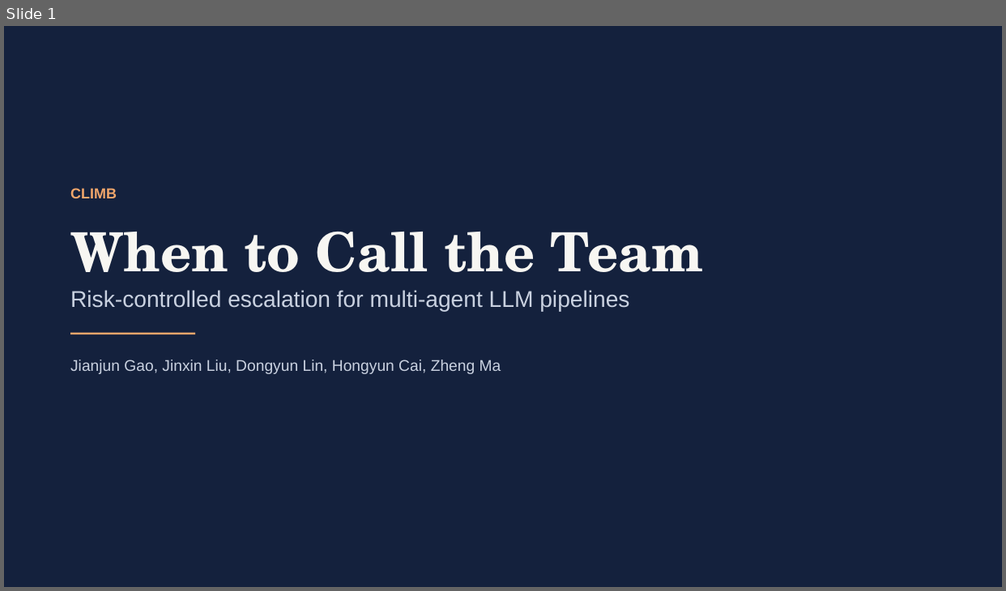
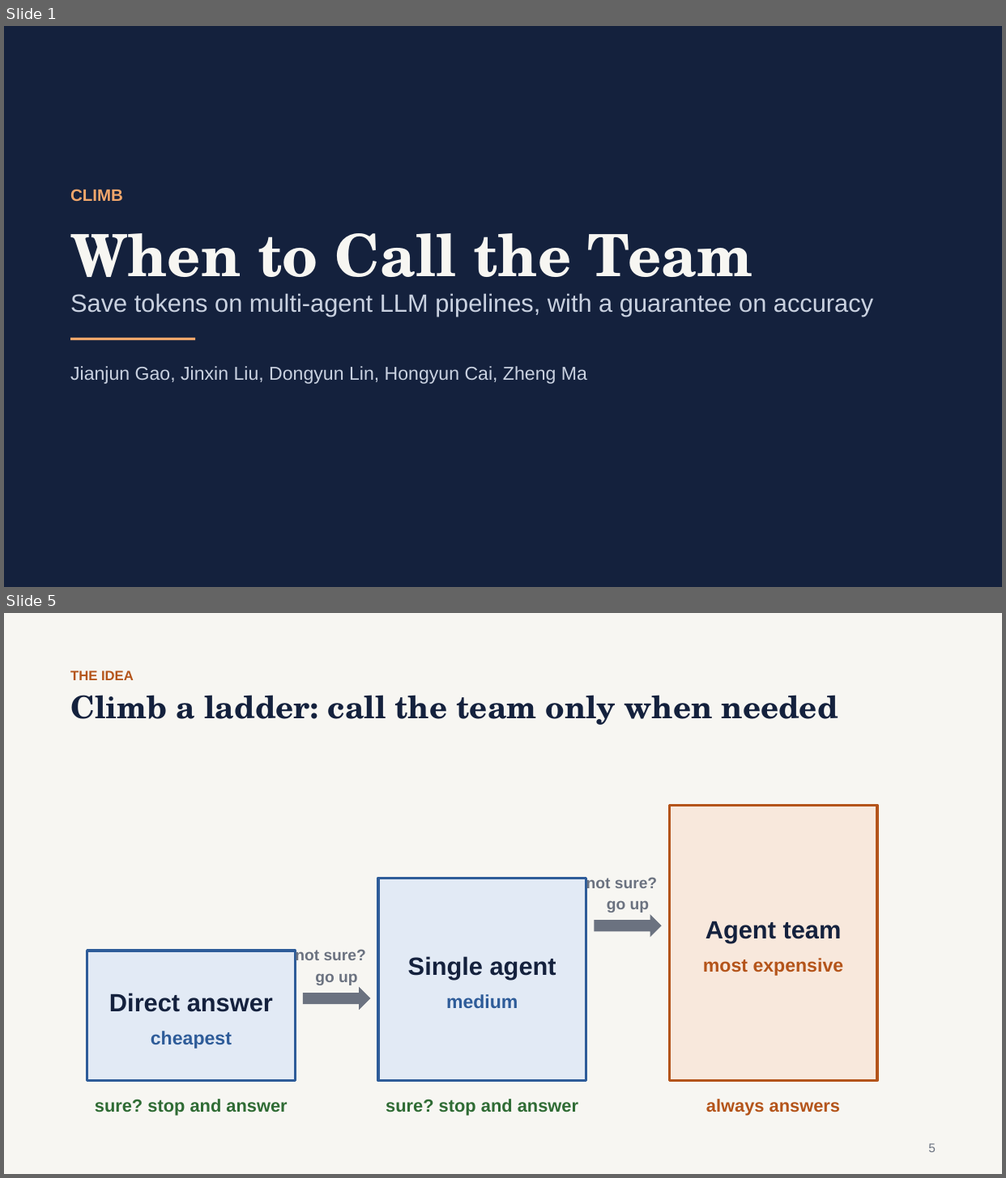
Before and after one commit to gaoj21/tokenbank, a slide deck: slides/CLIMB_talk.pptx. Shown one above the other, each under a label of ours: slide 1 before the commit, slides 1 and 5 after it; the slides between them are not shown. The pictures are 1006x591 and 1006x1178 pixels, drawn with LibreOffice and Linux fonts; fonts in the diff are those of the drawing. Boxes give left, top, right and bottom in pixels: in the first picture for what was removed or moved away, otherwise in the second. Text is boxed around its words. In the diff, an @@ line names an element or a change of style, - is before the commit and + after.

```diff
--- a/slides/CLIMB_talk.pptx
+++ b/slides/CLIMB_talk.pptx
@@ slide 5 added at (x1=4, y1=613, x2=1002, y2=1174), background #F7F6F2 @@
@@ text added at (x1=70, y1=671, x2=134, y2=680), 13 pt, text #B4541A, bold @@
+THE IDEA
@@ text added at (x1=70, y1=695, x2=838, y2=725), 30 pt, text #14213D, bold @@
+Climb a ladder: call the team only when needed
@@ rectangle added at (x1=670, y1=806, x2=878, y2=1081), fill #F8E8DC, outline #B4541A 2.5 pt, 18 pt, text #B4541A, bold @@
+Agent team
+most expensive
@@ rectangle added at (x1=378, y1=878, x2=586, y2=1081), fill #E2EAF5, outline #2E5C99 2.5 pt, 24 pt, text #14213D, bold @@
+Single agent
+medium
@@ text added at (x1=586, y1=877, x2=657, y2=913), 15 pt, text #6B7280, bold @@
+not sure?
+go up
@@ right arrow added at (x1=594, y1=914, x2=661, y2=938), fill #6B7280 @@
@@ rectangle added at (x1=87, y1=951, x2=296, y2=1081), fill #E2EAF5, outline #2E5C99 2.5 pt, 24 pt, text #14213D, bold @@
+Direct answer
+cheapest
@@ text added at (x1=295, y1=949, x2=366, y2=986), 15 pt, text #6B7280, bold @@
+not sure?
+go up
@@ right arrow added at (x1=303, y1=987, x2=370, y2=1011), fill #6B7280 @@
@@ text added at (x1=95, y1=1099, x2=287, y2=1115), 17 pt, text #2F6B34, bold @@
+sure? stop and answer
@@ text added at (x1=386, y1=1099, x2=578, y2=1115), 17 pt, text #2F6B34, bold @@
+sure? stop and answer
@@ text added at (x1=706, y1=1099, x2=840, y2=1115), 17 pt, text #B4541A, bold @@
+always answers
@@ text added at (x1=928, y1=1144, x2=936, y2=1152), 12 pt, text #6B7280 @@
+5
@@ slide 1 changed as well @@
@@ text "CLIMB" at (x1=70, y1=189, x2=123, y2=201): size 14 to 16 pt @@
@@ text "When to Call the Team" at (x1=70, y1=233, x2=753, y2=296): size 52 to 56 pt @@
@@ text at (x1=70, y1=293, x2=873, y2=317): text changed; size 22 to 24 pt @@
-Risk-controlled escalation for multi-agent LLM pipelines
+Save tokens on multi-agent LLM pipelines, with a guarantee on accuracy
@@ rectangle moved from (x1=70, y1=333, x2=196, y2=335) to (x1=70, y1=338, x2=196, y2=340) @@
@@ text "Jianjun Gao, Jinxin Liu, Dongyun ..." at (x1=70, y1=366, x2=587, y2=384): size 15 to 18 pt @@
```
Also in this commit, not shown: 16 other slides added, 18 slides removed, 14 other files.
